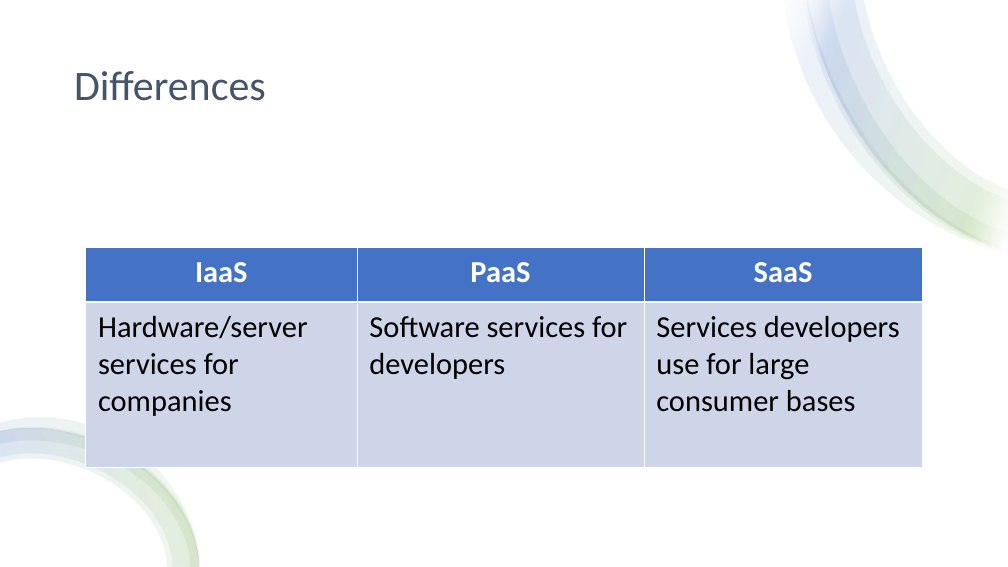
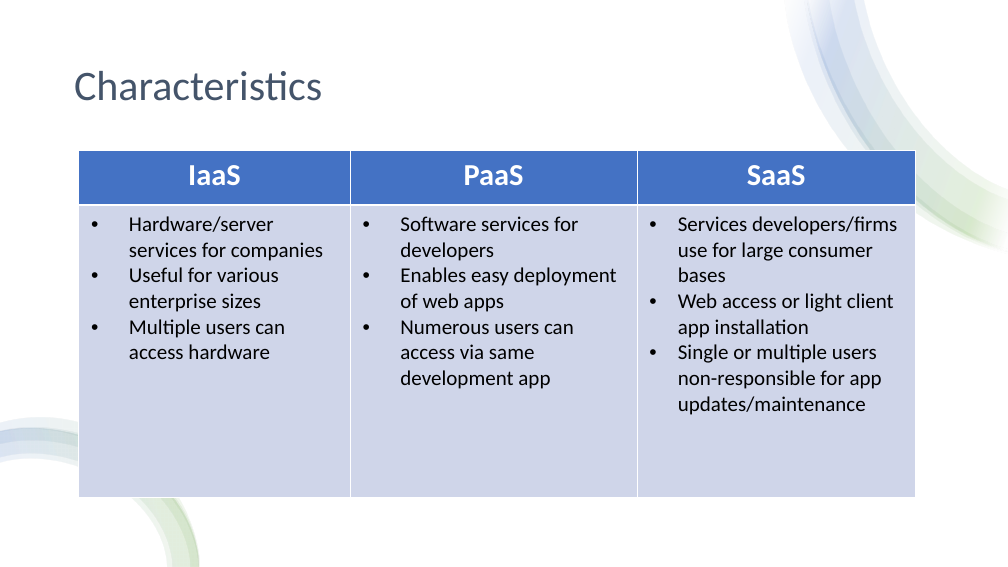
Before and after one commit to 06012021-dotnet-uta/ChristianRomeroP1, a slide deck: slide 5 of Study/Cloud Services.pptx. Drawn at 1008x567 pixels with LibreOffice and Linux fonts; fonts in the diff are those of the drawing. Boxes give left, top, right and bottom in pixels: in the first picture for what was removed or moved away, otherwise in the second. Text is boxed around its words. In the diff, an @@ line names an element or a change of style, - is before the commit and + after.

```diff
--- a/Study/Cloud Services.pptx
+++ b/Study/Cloud Services.pptx
@@ title at (x1=74, y1=71, x2=322, y2=101): text changed @@
-Differences
+Characteristics
@@ table at (x1=79, y1=150, x2=916, y2=492) @@
-row 2: Hardware/server services for companies | Software services for developers | Services developers use for large consumer bases
+row 2: Hardware/server services for companies / Useful for various enterprise sizes / Multiple users can access hardware | Software services for developers / Enables easy deployment of web apps / Numerous users can access via same development app | Services developers/firms use for large consumer bases / Web access or light client app installation / Single or multiple users non-responsible for app updates/maintenance
@@ table resized from (x1=85, y1=247, x2=923, y2=468) to (x1=79, y1=150, x2=916, y2=492) @@
```
Also in this commit, not shown: 3 other slides changed.
